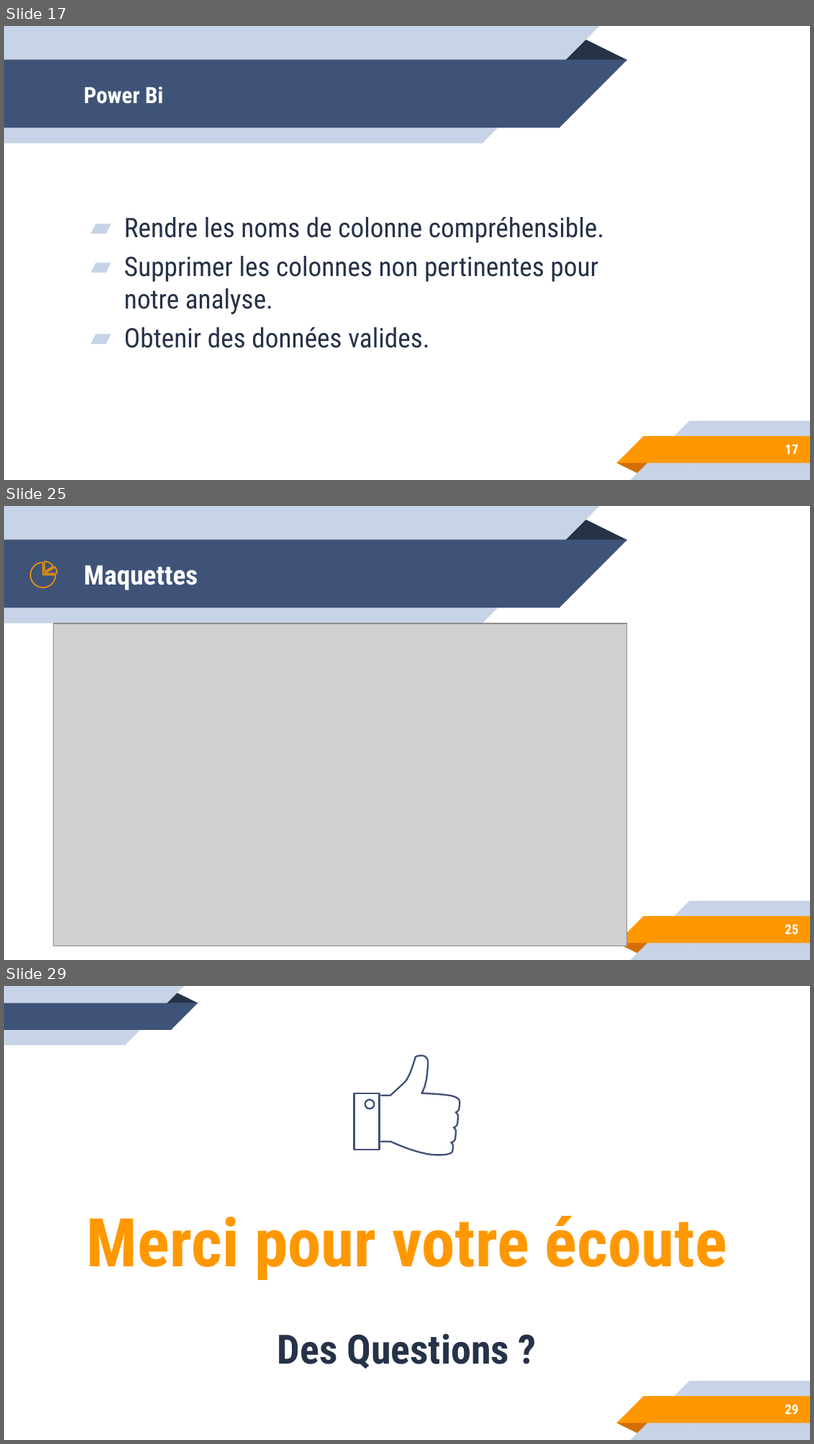
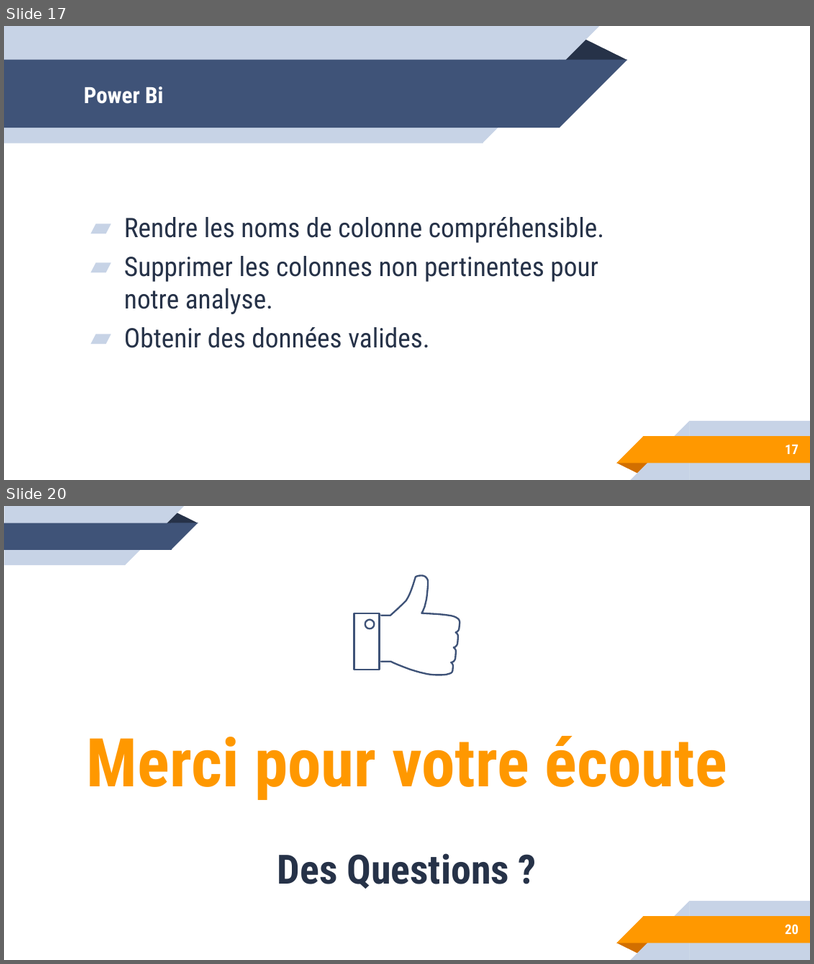
Before and after one commit to gtandu/testBi, a slide deck: doc/Soutenance EDD.pptx. Shown one above the other, each under a label of ours: slides 17, 25 and 29 before the commit, slides 17 and 20 after it; the slides between them are not shown. The pictures are 814x1444 and 814x964 pixels, drawn with LibreOffice and Linux fonts; fonts in the diff are those of the drawing; grey boxes stand for pictures. Boxes give left, top, right and bottom in pixels: in the first picture for what was removed or moved away, otherwise in the second. Text is boxed around its words. In the diff, an @@ line names an element or a change of style, - is before the commit and + after.

```diff
--- a/doc/Soutenance EDD.pptx
+++ b/doc/Soutenance EDD.pptx
@@ slide 25 removed at box(4, 506, 810, 960), background #FFFFFF; not listed: 10 template elements that a slide beside it also shows @@
@@ freeform shape removed at box(31, 562, 56, 587) @@
@@ freeform shape removed at box(44, 561, 53, 572) @@
@@ freeform shape removed at box(44, 567, 57, 574) @@
@@ title removed at box(84, 565, 198, 590) @@
-Maquettes
@@ picture removed at box(53, 624, 627, 947) @@
@@ page number removed at box(785, 924, 799, 934) @@
-25
@@ what was slide 29 is now slide 20 @@
@@ page number at box(785, 924, 799, 934): text changed @@
-29
+20
```
Also in this commit, not shown: 2 slides changed, 1 slide added, 9 other slides removed, 2 other files.
